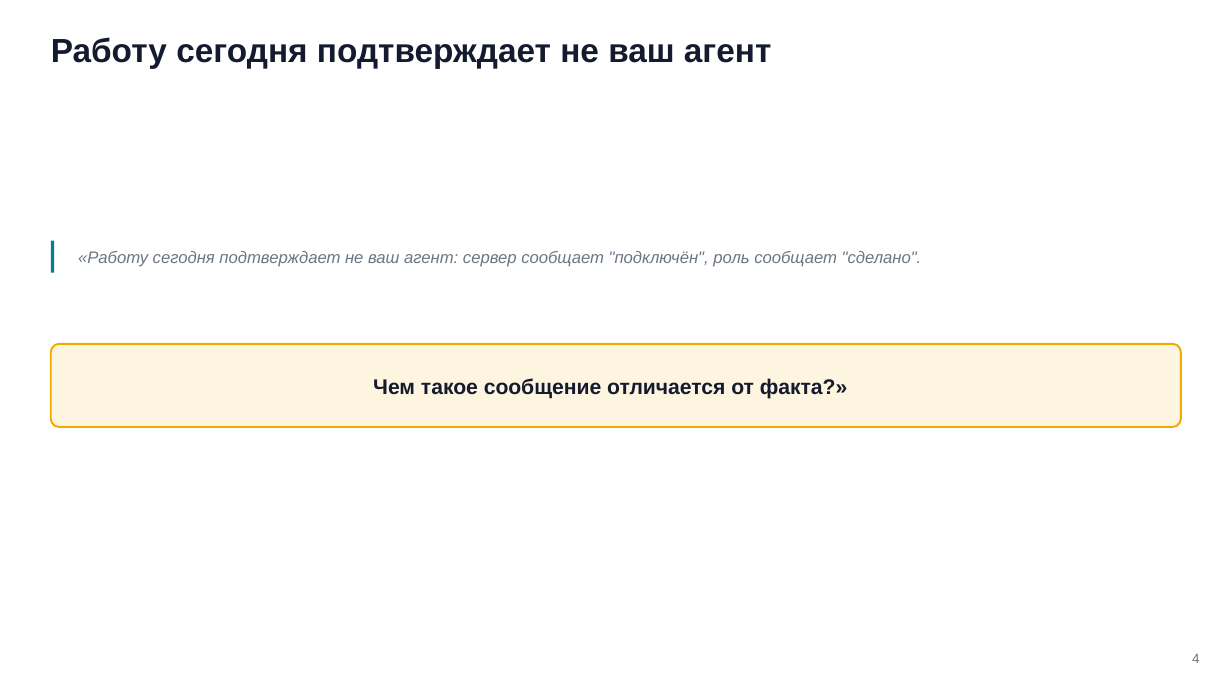
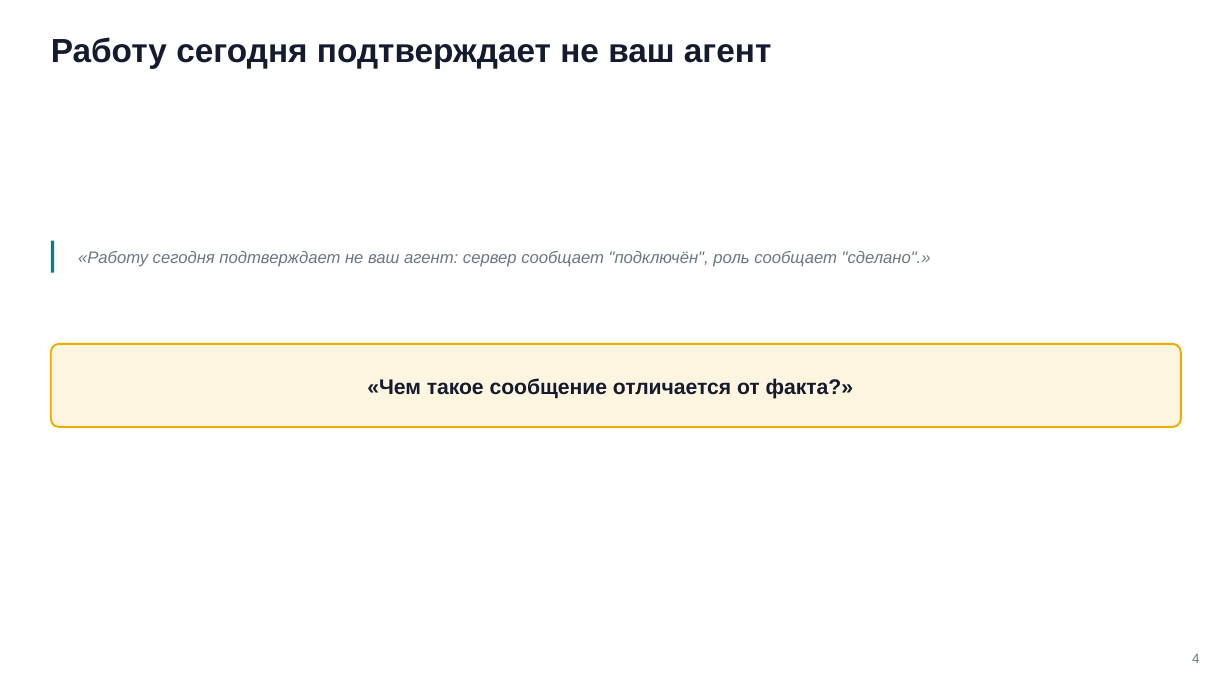
Before and after one commit to tellina-study/AI-usage-lessons, a slide deck: slide 4 of library/seminars/sem-06/rendered/sem-06.pptx. Drawn at 1232x693 pixels with LibreOffice and Linux fonts; fonts in the diff are those of the drawing. Boxes give left, top, right and bottom in pixels: in the first picture for what was removed or moved away, otherwise in the second. Text is boxed around its words. In the diff, an @@ line names an element or a change of style, - is before the commit and + after.

```diff
--- a/library/seminars/sem-06/rendered/sem-06.pptx
+++ b/library/seminars/sem-06/rendered/sem-06.pptx
@@ text at [78, 251, 931, 267]: text changed @@
-«Работу сегодня подтверждает не ваш агент: сервер сообщает "подключён", роль сообщает "сделано".
+«Работу сегодня подтверждает не ваш агент: сервер сообщает "подключён", роль сообщает "сделано".»
@@ text at [367, 378, 853, 399]: text changed @@
-Чем такое сообщение отличается от факта?»
+«Чем такое сообщение отличается от факта?»
```
Also in this commit, not shown: 4 other slides changed, 8 other files.
